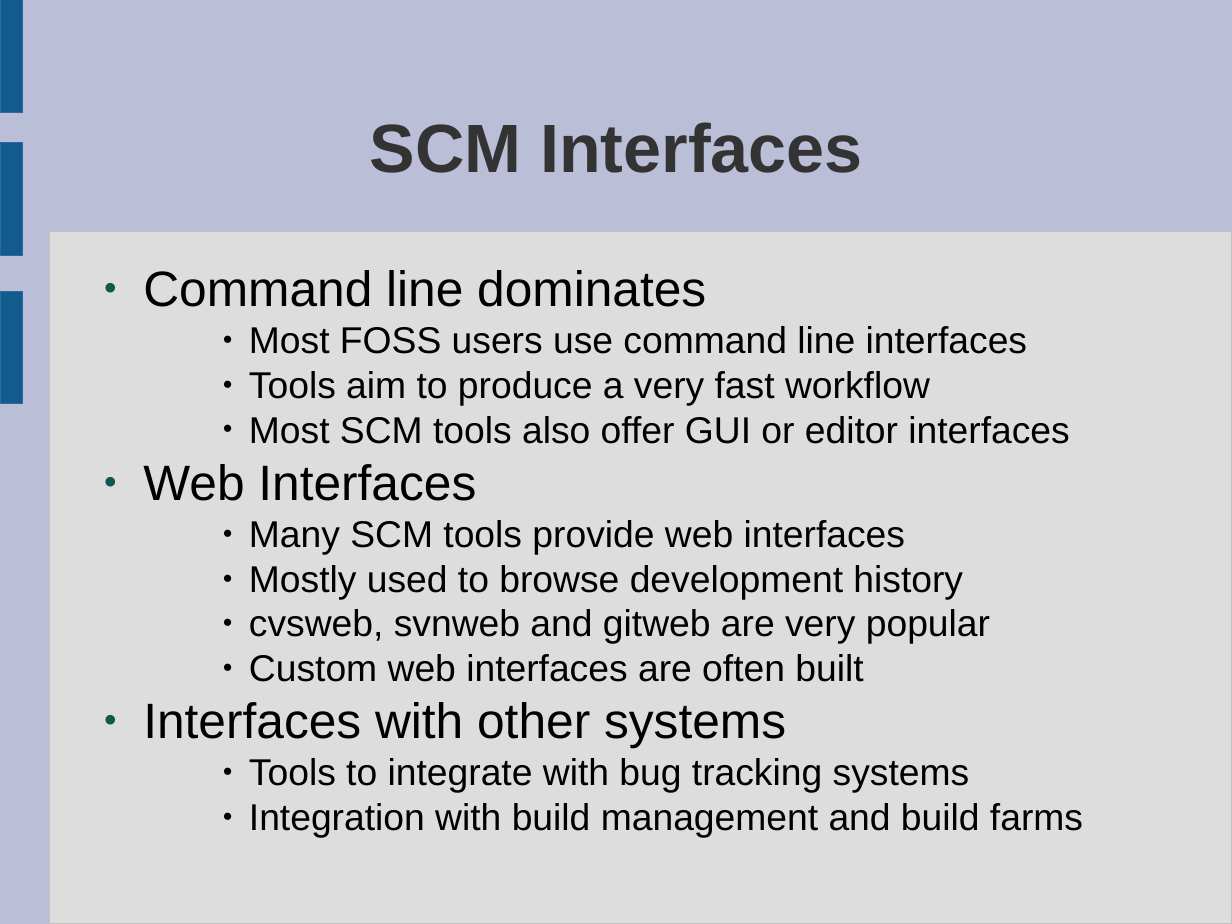
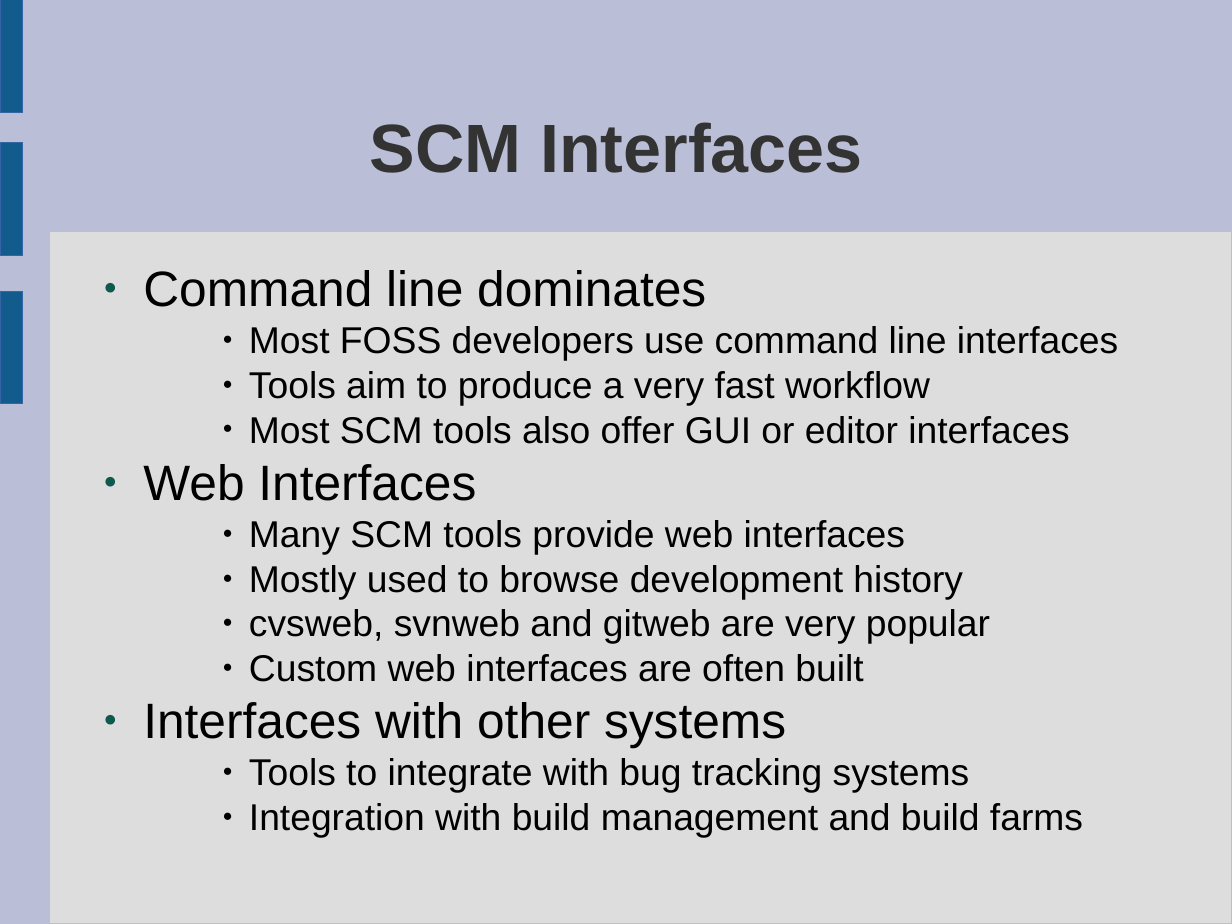
Before and after one commit to tridge/COMP8440, a slide deck: slide 11 of lectures/source_code_management.odp. Drawn at 1232x924 pixels with LibreOffice and Linux fonts; fonts in the diff are those of the drawing. Boxes give left, top, right and bottom in pixels: in the first picture for what was removed or moved away, otherwise in the second. Text is boxed around its words. In the diff, an @@ line names an element or a change of style, - is before the commit and + after.

```diff
--- a/lectures/source_code_management.odp
+++ b/lectures/source_code_management.odp
@@ text at box(249, 326, 1118, 361): text changed @@
-    ● Most FOSS users use command line interfaces
+    ● Most FOSS developers use command line interfaces
```
Also in this commit, not shown: 3 other files.
